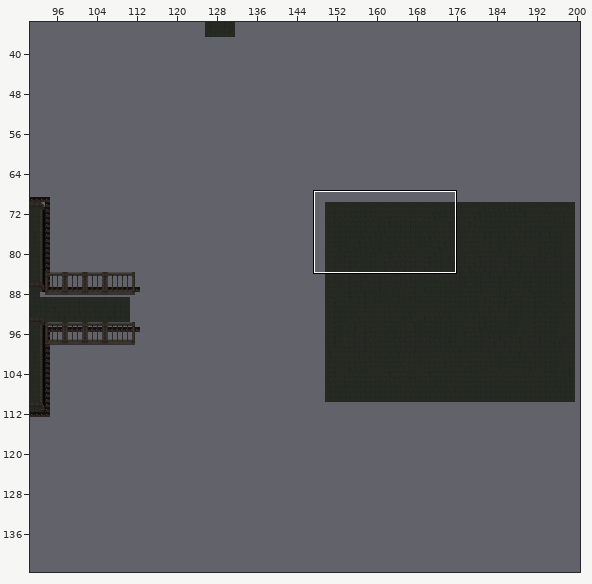
Tiled map -- src/pro/inNominePatris/maps/world_2.tmx. The first picture is a wide view before the edit; the outline marks the close-up.
Close-up. Before the commit:
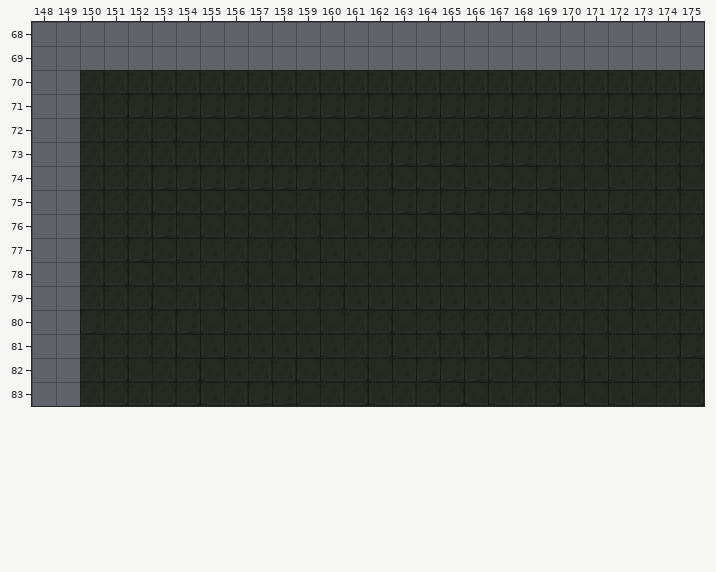
Cells are 16x16 px. Shown: x 148..175, y 68..83. The commit also changed other parts of the map, which this record leaves out.
The result:
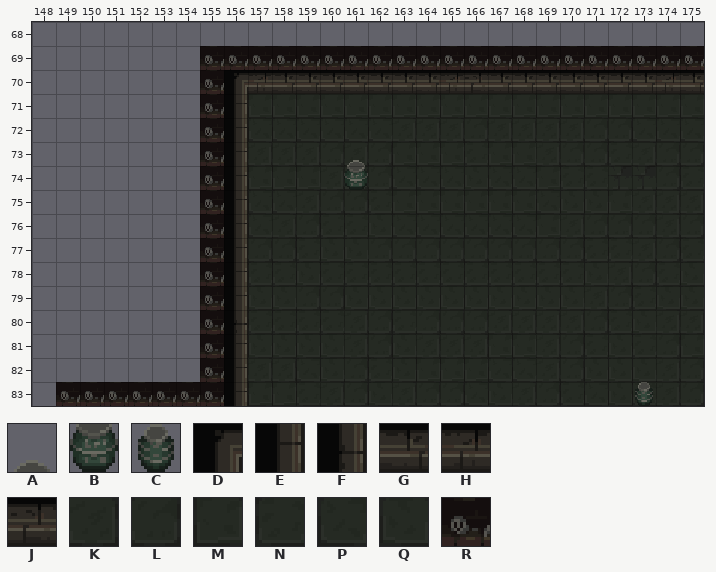
Key: from "deco": A 169, B 185, C 186; from "test-tiles": D 78, E 211, F 275, G 453, H 454, J 455, K 890, L 891, M 954, N 955, P 1018, Q 1019, R 1222.
_ is an empty cell, . an unchanged one.
Difference:
--- layer "bounds"
@@ x 149..175 @@
-69 ......_____________________
-70 ......_....................
-71 ......_....................
-72 ......_....................
-73 ......_....................
-74 ......_....................
-75 ......_....................
-76 ......_....................
-77 ......_....................
-78 ......_....................
-79 ......_....................
-80 ......_....................
-81 ......_....................
-82 ......_....................
-83 _______....................
+69 ......RRRRRRRRRRRRRRRRRRRRR
+70 ......R....................
+71 ......R....................
+72 ......R....................
+73 ......R....................
+74 ......R....................
+75 ......R....................
+76 ......R....................
+77 ......R....................
+78 ......R....................
+79 ......R....................
+80 ......R....................
+81 ......R....................
+82 ......R....................
+83 RRRRRRR....................
--- layer "Capa de patrones 1"
@@ x 150..175 @@
-70 KKKKKKKKKKKKKKKKKKKKKKKKKK
-71 KLMMMMM...................
-72 KLKLPPP...................
-73 KLKKKKK...................
-74 KLKMMMM...................
-75 KLKPPPP...................
-76 KLKMNPP...................
-77 KLMPQQK...................
-78 KLPPQKL...................
-79 KKLPKLN...................
-80 MKLKMNQ...................
-81 KLLKPQQ...................
-82 KLNKLPQ...................
-83 KLKLLQK...................
+70 ______DHGGGGGGGHJGGGGGGGHG
+71 ______E...................
+72 ______E...................
+73 ______E...................
+74 ______E...................
+75 ______E...................
+76 ______E...................
+77 ______E...................
+78 ______E...................
+79 ______E...................
+80 ______F...................
+81 ______E...................
+82 ______E...................
+83 ______E...................
--- layer "deco"
@@ x 161..161 @@
-73 _
-74 _
+73 A
+74 B
@@ x 173..173 @@
-83 _
+83 C
